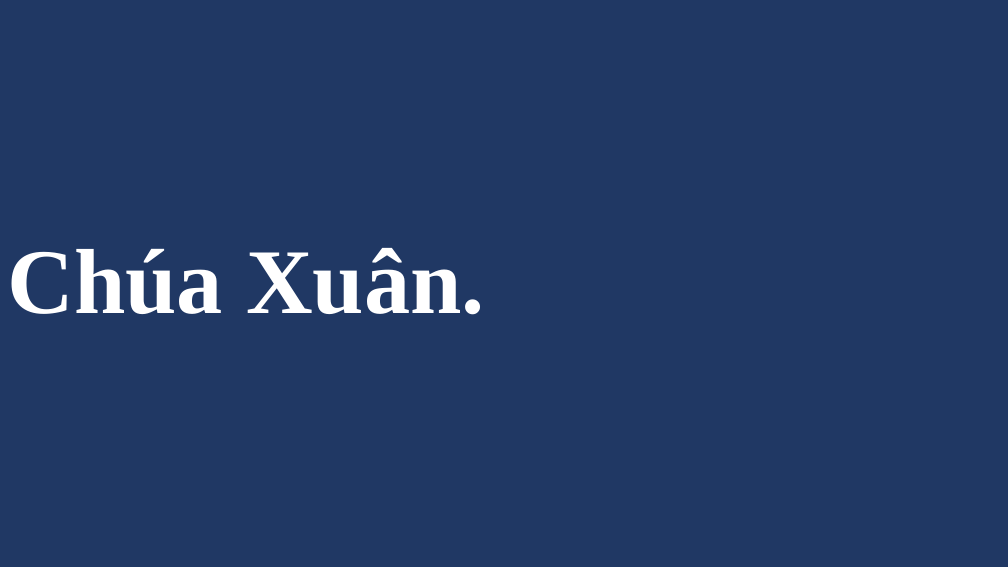
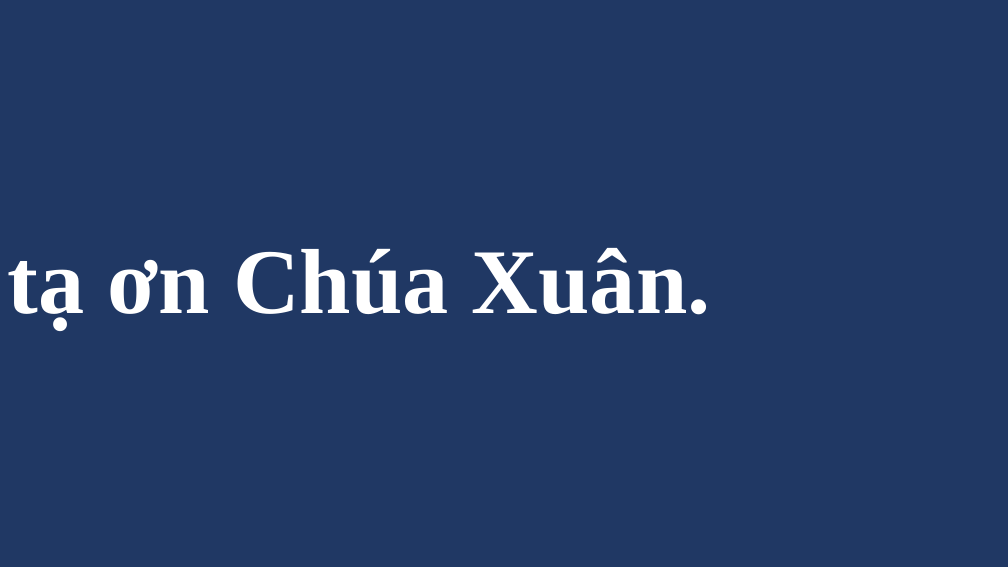
Before and after one commit to anhpeter/song-generator, a slide deck: slide 28 of output/songs.pptx. Drawn at 1008x567 pixels with LibreOffice and Linux fonts; fonts in the diff are those of the drawing. Boxes give left, top, right and bottom in pixels: in the first picture for what was removed or moved away, otherwise in the second. Text is boxed around its words. In the diff, an @@ line names an element or a change of style, - is before the commit and + after.

```diff
--- a/output/songs.pptx
+++ b/output/songs.pptx
@@ title at (8, 248, 711, 330): text changed @@
-Chúa Xuân.
+tạ ơn Chúa Xuân.
```
Also in this commit, not shown: 9 other slides changed, 1 slide added, 1 slide removed, 2 other files.
